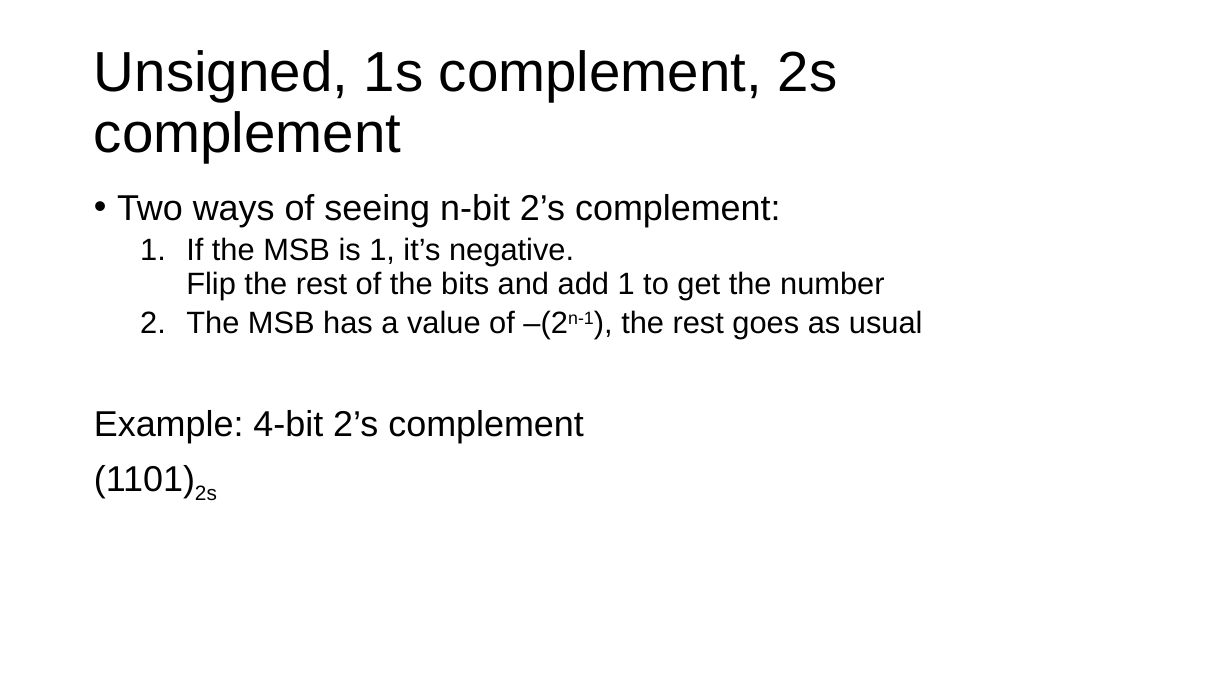
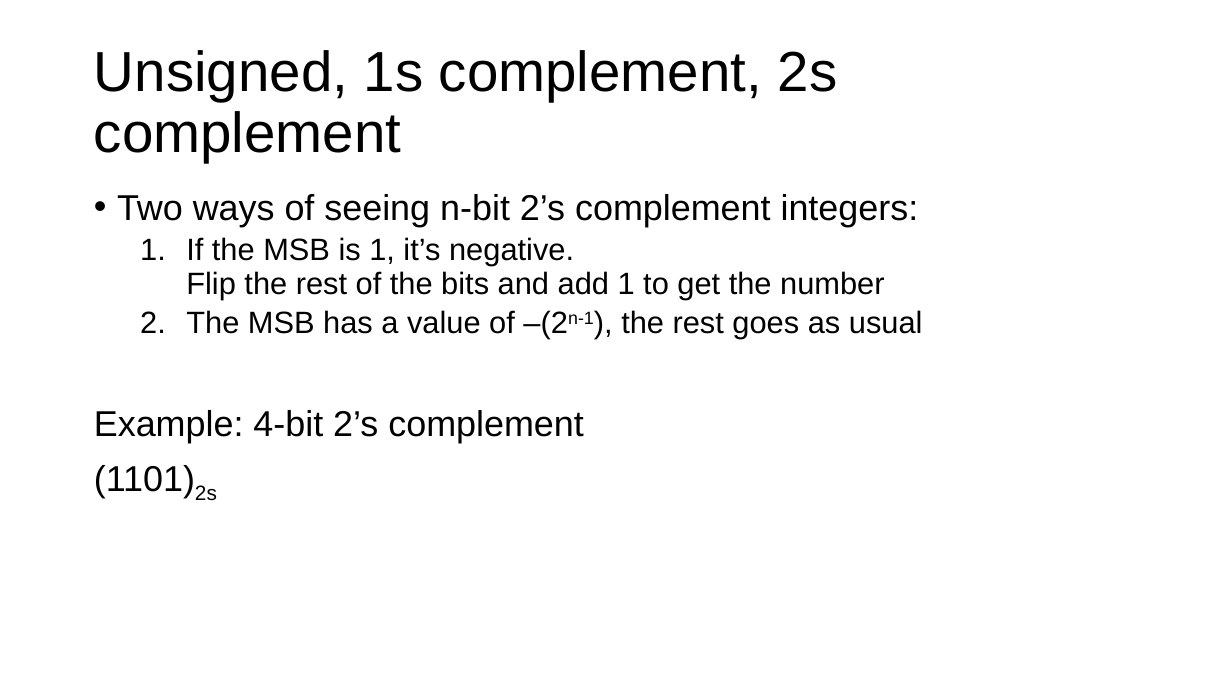
Before and after one commit to theodoreleebrant/TA-2425S1, a slide deck: slide 14 of CS2100/CS2100 Tutorial 1.pptx (slide 18 before the commit). Drawn at 1232x693 pixels with LibreOffice and Linux fonts; fonts in the diff are those of the drawing. Boxes give left, top, right and bottom in pixels: in the first picture for what was removed or moved away, otherwise in the second. Text is boxed around its words. In the diff, an @@ line names an element or a change of style, - is before the commit and + after.

```diff
--- a/CS2100/CS2100 Tutorial 1.pptx
+++ b/CS2100/CS2100 Tutorial 1.pptx
@@ text at (117, 194, 919, 227): text changed @@
-• Two ways of seeing n-bit 2’s complement:
+• Two ways of seeing n-bit 2’s complement integers:
```
Also in this commit, not shown: 3 other slides changed, 7 slides removed, 3 other files.
